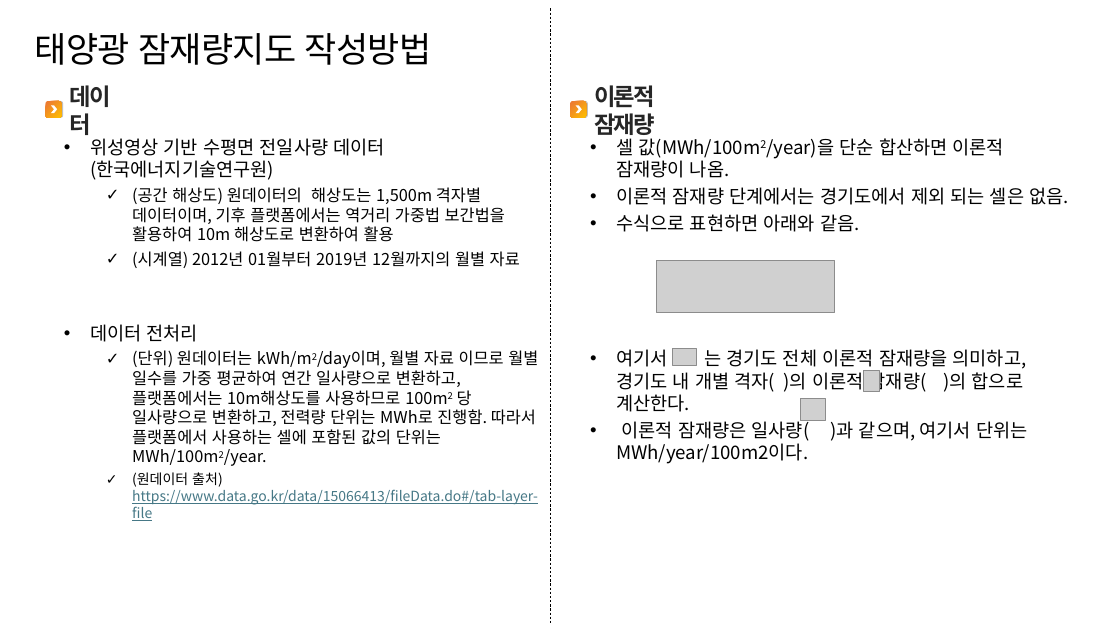
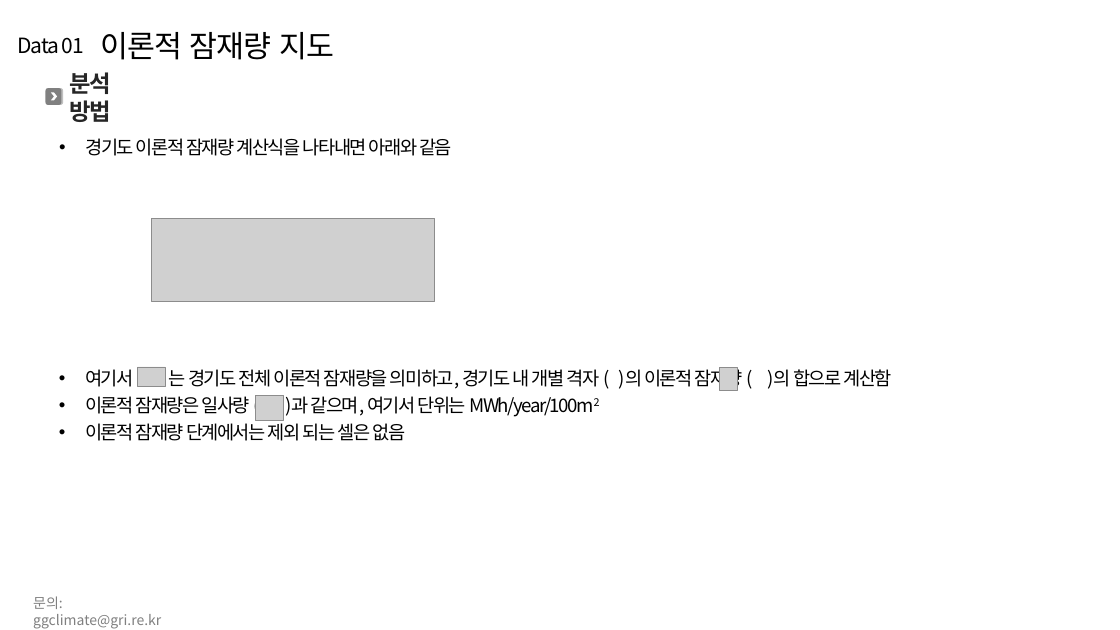
Before and after one commit to meandthey/platForm, a slide deck: slide 3 of OpenLab_DD/dataDescription/데이터 작성방법 설명_태양광잠재량.pptx (slide 1 before the commit). Drawn at 1120x630 pixels with LibreOffice and Linux fonts; fonts in the diff are those of the drawing; grey boxes stand for pictures; background and template pictures are left out. Boxes give left, top, right and bottom in pixels: in the first picture for what was removed or moved away, otherwise in the second. Text is boxed around its words. In the diff, an @@ line names an element or a change of style, - is before the commit and + after.

```diff
--- a/OpenLab_DD/dataDescription/데이터 작성방법 설명_태양광잠재량.pptx
+++ b/OpenLab_DD/dataDescription/데이터 작성방법 설명_태양광잠재량.pptx
@@ line removed from (550, 8) to (550, 623) @@
@@ text added at (18,37,84,54), 18 pt, text #000000 @@
+Data 01
@@ text removed at (35,33,432,65) @@
-태양광 잠재량지도 작성방법
@@ text at (100,32,334,60): text changed; size 20 to 26 pt; text colour #262626 to #000000; bold off @@
-이론적 잠재량
+이론적 잠재량 지도
@@ 2 rounded rectangles, 1 chevron: place and size @@
-2 rounded rectangles, 1 chevron at (45,101,63,118)
+2 rounded rectangles, 1 chevron at (45,88,63,105)
@@ rounded rectangle at (45,88,61,105): fill gradient #ED7D31 to #FFC000 to #808080 @@
@@ text removed at (69,85,110,135) @@
-데이터
@@ text added at (69,72,110,122), 20 pt, text #262626, bold @@
+분석 방법
@@ rounded rectangle removed at (571,101,586,118) @@
@@ chevron removed at (576,105,581,113) @@
@@ rounded rectangle removed at (580,101,588,118) @@
@@ text added at (85,138,452,156), 16 pt, text #000000 @@
+• 경기도 이론적 잠재량 계산식을 나타내면 아래와 같음
@@ text removed at (90,138,538,487) @@
-• 위성영상 기반 수평면 전일사량 데이터 (한국에너지기술연구원)
-  ✓ (공간 해상도) 원데이터의 해상도는 1,500m 격자별 데이터이며, 기후 플랫폼에서는 역거리 가중법 보간법을 활용하여 10m 해상도로 변환하여 활용
-  ✓ (시계열) 2012년 01월부터 2019년 12월까지의 월별 자료
-• 데이터 전처리
-  ✓ (단위) 원데이터는 kWh/m2/day이며, 월별 자료 이므로 월별 일수를 가중 평균하여 연간 일사량으로 변환하고, 플랫폼에서는 10m해상도를 사용하므로 100m2 당 일사량으로 변환하고, 전력량 단위는 MWh로 진행함. 따라서 플랫폼에서 사용하는 셀에 포함된 값의 단위는 MWh/100m2/year.
-  ✓ (원데이터 출처) https://www.data.go.kr/data/15066413/fileData.do#/tab-layer-file
@@ text removed at (616,138,1069,232) @@
-• 셀 값(MWh/100m2/year)을 단순 합산하면 이론적 잠재량이 나옴.
-• 이론적 잠재량 단계에서는 경기도에서 제외 되는 셀은 없음.
-• 수식으로 표현하면 아래와 같음.
@@ picture: place and size @@
-picture at (657,260,835,313)
+picture at (152,218,434,302)
@@ text at (85,366,892,441): text changed @@
-• 여기서 는 경기도 전체 이론적 잠재량을 의미하고, 경기도 내 개별 격자( )의 이론적 잠재량( )의 합으로 계산한다.
-• 이론적 잠재량은 일사량( )과 같으며, 여기서 단위는 MWh/year/100m2이다.
+• 여기서 는 경기도 전체 이론적 잠재량을 의미하고, 경기도 내 개별 격자 ( )의 이론적 잠재량 ( )의 합으로 계산함
+• 이론적 잠재량은 일사량 ( )과 같으며, 여기서 단위는 MWh/year/100m2
+• 이론적 잠재량 단계에서는 제외 되는 셀은 없음
@@ picture: place and size @@
-picture at (864,371,881,392)
+picture at (138,367,166,386)
@@ picture: place and size @@
-picture at (673,349,697,365)
+picture at (719,368,737,391)
@@ picture: place and size @@
-picture at (801,399,826,421)
+picture at (255,395,284,420)
@@ text added at (33,596,161,629), 12 pt, text #808080 @@
+문의: ggclimate@gri.re.kr
```
Also in this commit, not shown: 3 other slides changed, 4 slides added, 11 other files.
